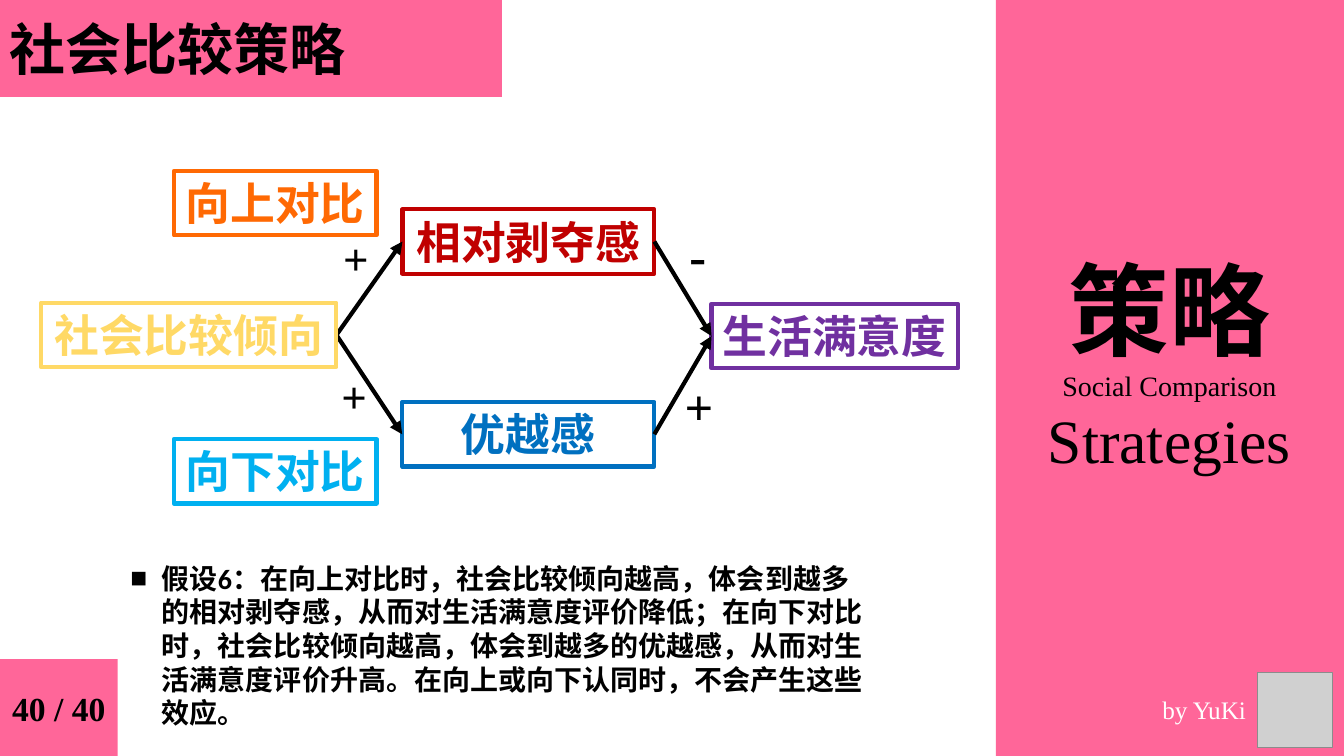
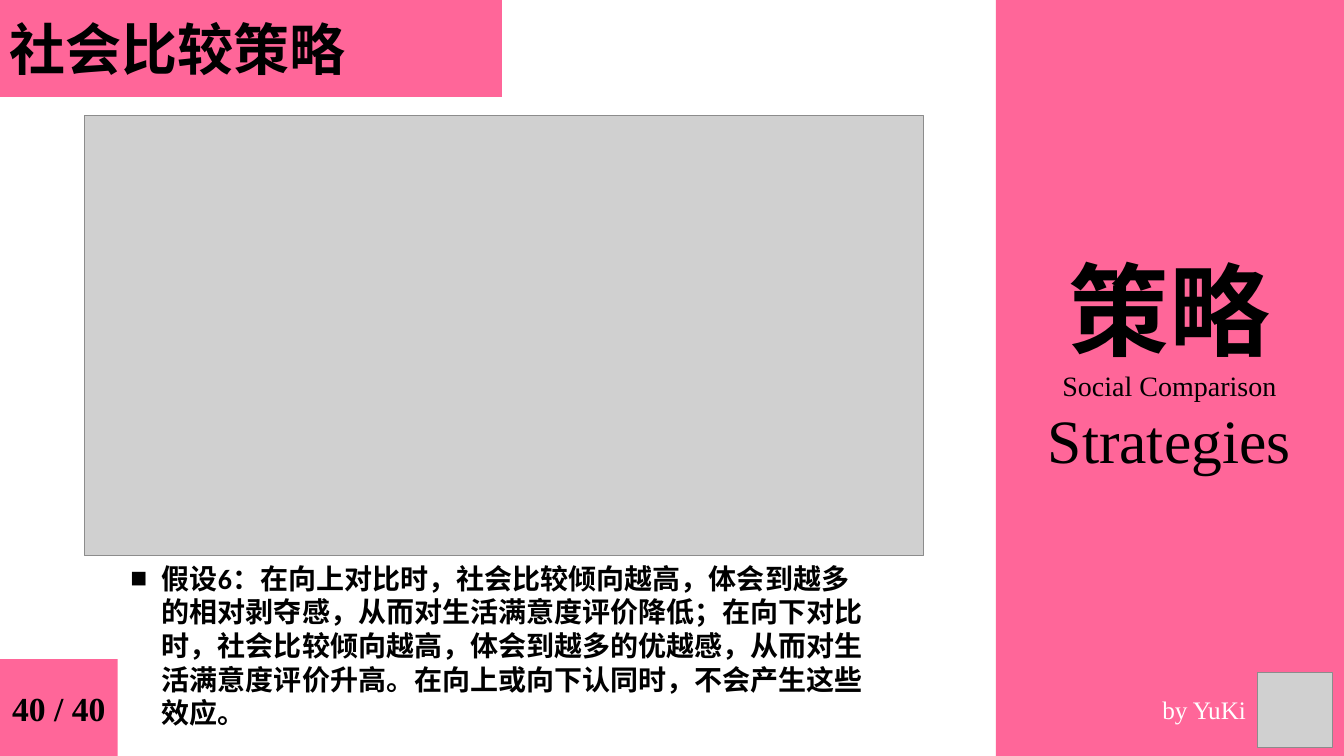
Before and after one commit to sinnyuki/SCO, a slide deck: slide 10 of 6_Reports/6_3_Midterm_Report/Midterm_Report.pptx. Drawn at 1344x756 pixels with LibreOffice and Linux fonts; fonts in the diff are those of the drawing; grey boxes stand for pictures. Boxes give left, top, right and bottom in pixels: in the first picture for what was removed or moved away, otherwise in the second. Text is boxed around its words. In the diff, an @@ line names an element or a change of style, - is before the commit and + after.

```diff
--- a/6_Reports/6_3_Midterm_Report/Midterm_Report.pptx
+++ b/6_Reports/6_3_Midterm_Report/Midterm_Report.pptx
@@ picture added at box(84, 116, 924, 557) @@
@@ group removed at box(41, 171, 958, 504): 6 rectangles, 4 arrows, 4 texts @@
-向下对比
-优越感
-生活满意度
-+
-+
-向上对比
-相对剥夺感
-+
--
-社会比较倾向
```
Also in this commit, not shown: 4 other slides changed, 15 slides added, 2 slides removed, 33 other files.
